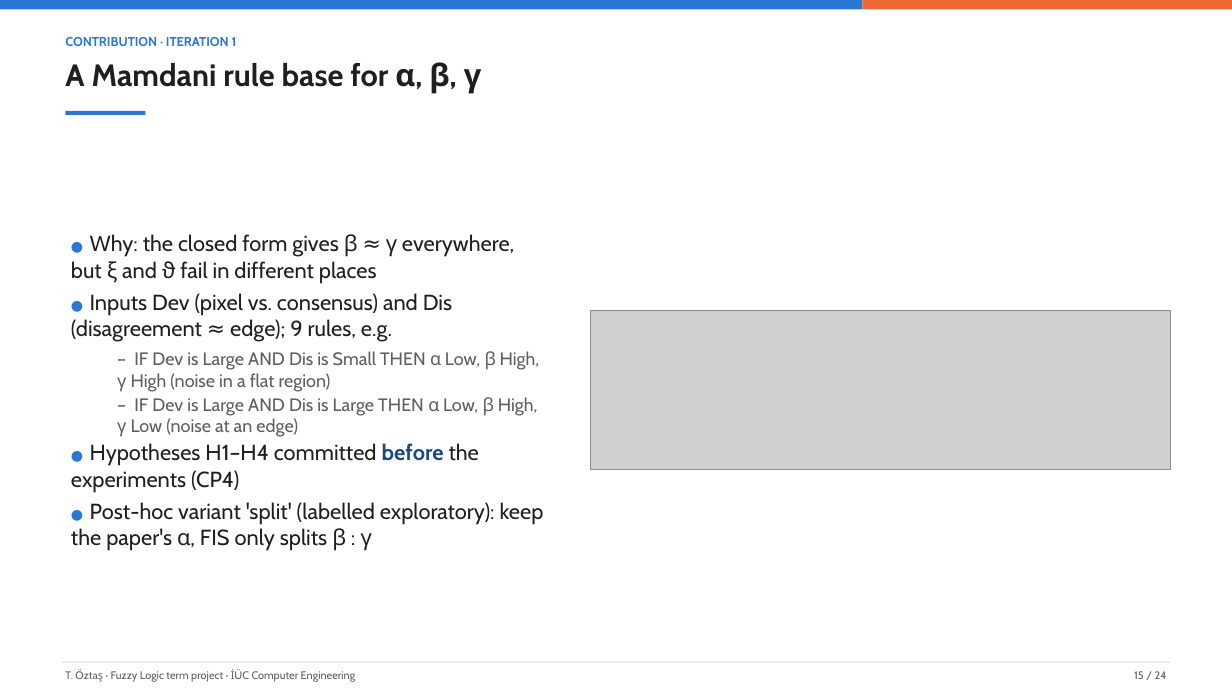
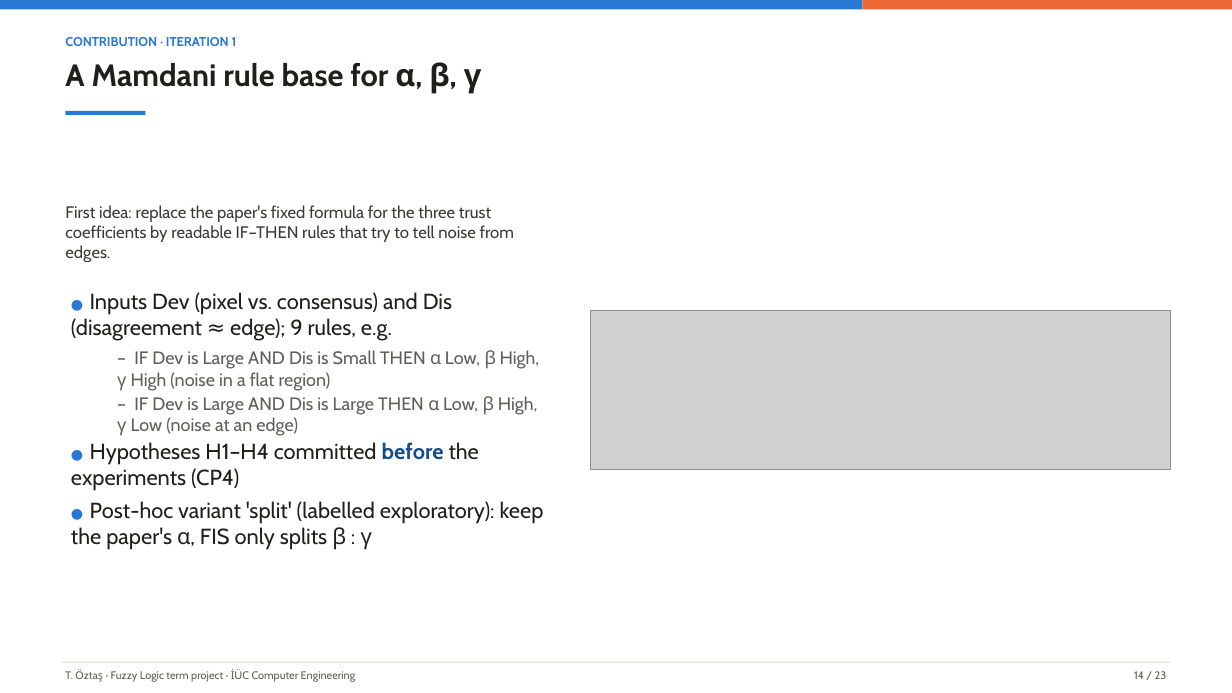
Before and after one commit to tarikoztas/fuzzy-logic-project, a slide deck: slide 14 of presentation/presentation.pptx (slide 15 before the commit). Drawn at 1232x693 pixels with LibreOffice and Linux fonts; fonts in the diff are those of the drawing; grey boxes stand for pictures. Boxes give left, top, right and bottom in pixels: in the first picture for what was removed or moved away, otherwise in the second. Text is boxed around its words. In the diff, an @@ line names an element or a change of style, - is before the commit and + after.

Commit message:
faz9: slides without the demo and the inconsistency slide; short lead text on every content slide (D-048)

```diff
--- a/presentation/presentation.pptx
+++ b/presentation/presentation.pptx
@@ text added at bbox=[65, 205, 514, 262], 13 pt, text #3C3B36 @@
+First idea: replace the paper's fixed formula for the three trust coefficients by readable IF–THEN rules that try to tell noise from edges.
@@ text at bbox=[71, 234, 514, 284]: paragraph removed @@
-● Why: the closed form gives β ≈ γ everywhere, but ξ and ϑ fail in different places
@@ text "● Inputs Dev (pixel vs. ...": place and size @@
-text "● Inputs Dev (pixel vs. ..." at bbox=[71, 234, 544, 551]
+text "● Inputs Dev (pixel vs. ..." at bbox=[71, 292, 544, 550]
@@ text "● Inputs Dev (pixel vs. ..." at bbox=[71, 292, 544, 550]: vertical alignment middle to top @@
@@ text at bbox=[1134, 671, 1167, 679]: text changed @@
-15 / 24
+14 / 23
```
Also in this commit, not shown: 21 other slides changed, 1 slide removed, 12 other files.
